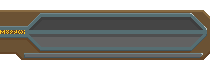
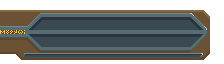
Layers edited between the first and the second 224px x 64px image:
painted on "Display" over [25, 17, 203, 57]
